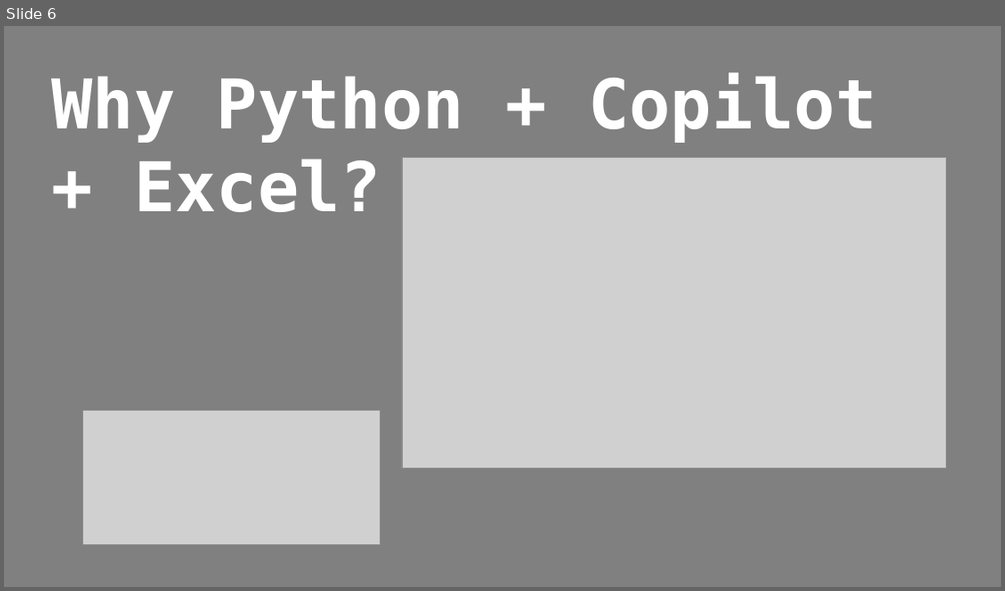
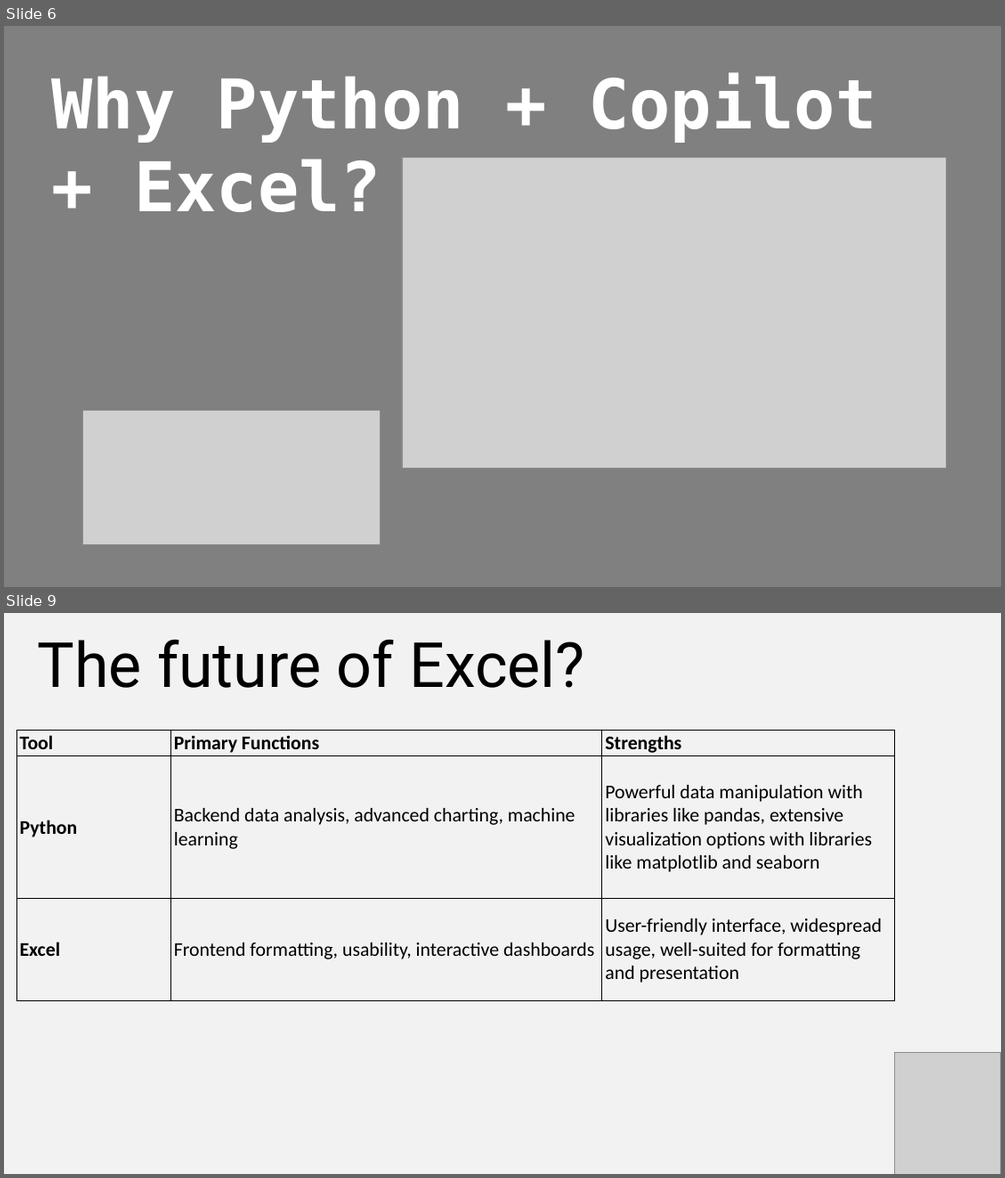
Before and after one commit to stringfestdata/xlgs-python-excel-copilot, a slide deck: xlgs-python-excel-copilot-slides.pptx. Shown one above the other, each under a label of ours: slide 6 before the commit, slides 6 and 9 after it; the slides between them are not shown. The pictures are 1005x591 and 1005x1178 pixels, drawn with LibreOffice and Linux fonts; fonts in the diff are those of the drawing; grey boxes stand for pictures. Boxes give left, top, right and bottom in pixels: in the first picture for what was removed or moved away, otherwise in the second. Text is boxed around its words. In the diff, an @@ line names an element or a change of style, - is before the commit and + after.

```diff
--- a/xlgs-python-excel-copilot-slides.pptx
+++ b/xlgs-python-excel-copilot-slides.pptx
@@ slide 9 added at [4,613,1001,1174], background #F2F2F2 @@
@@ text added at [37,639,585,688], 90 pt, text #000000 @@
+The future of Excel?
@@ table added at [16,730,894,1000], 3 rows, 3 columns @@
+Tool | Primary Functions | Strengths
+Python | Backend data analysis, advanced charting, machine learning | Powerful data manipulation with libraries like pandas, extensive visualization options with libraries like matplotlib and seaborn
+Excel | Frontend formatting, usability, interactive dashboards | User-friendly interface, widespread usage, well-suited for formatting and presentation
@@ picture added at [895,1052,1000,1174] @@
```
Also in this commit, not shown: 3 other slides added, 26 slides removed, 16 other files.
